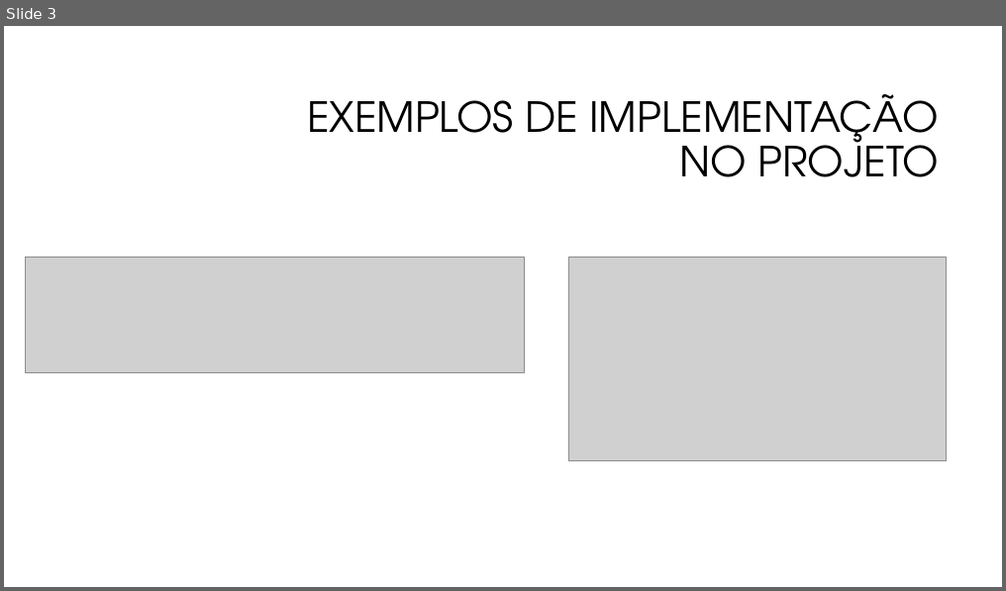
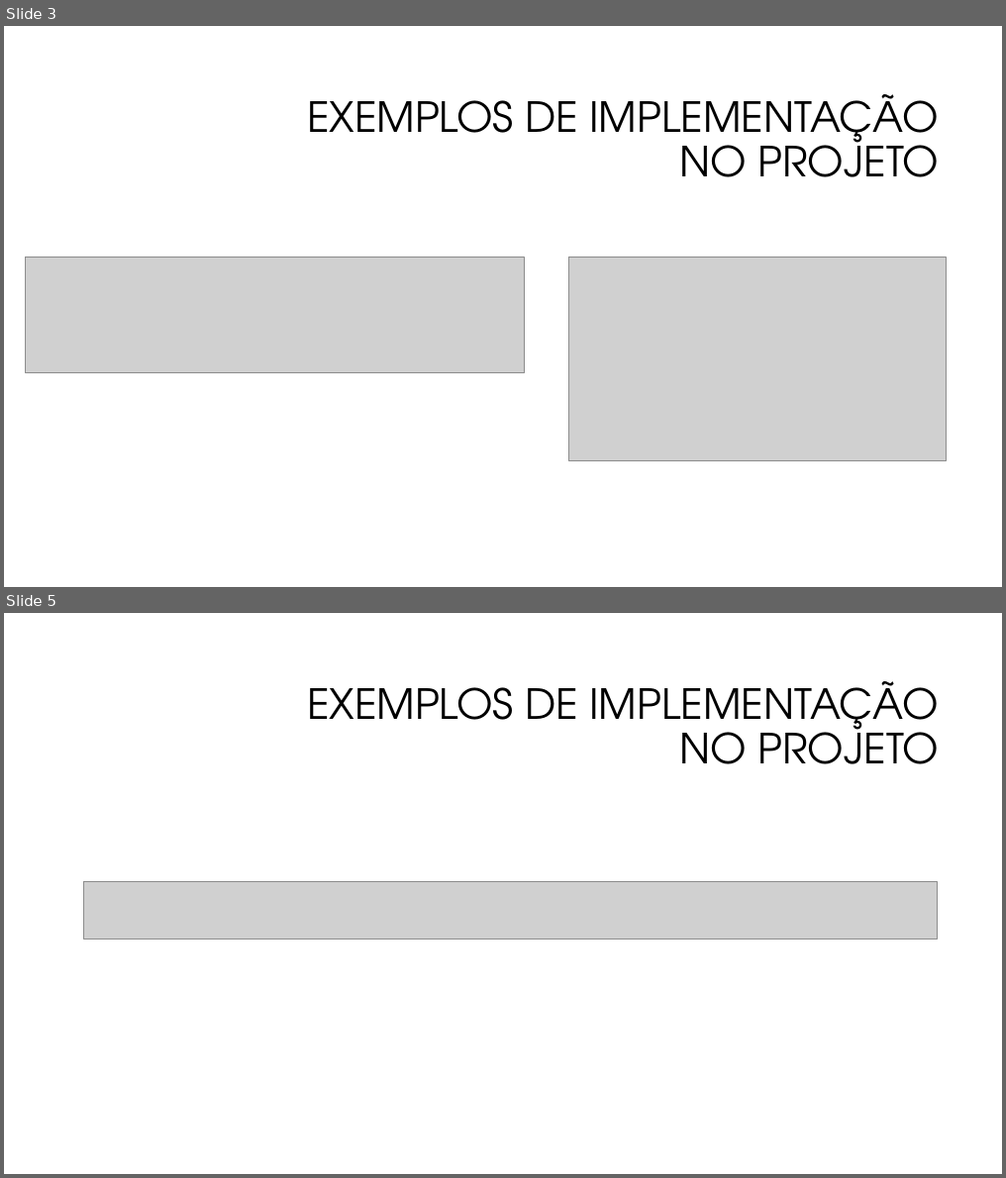
Before and after one commit to AlexandroGonSan/PROJETOFINALPOO_UFRR_2018.2_HOTEL, a slide deck: Documentação/Design Pattern.pptx. Shown one above the other, each under a label of ours: slide 3 before the commit, slides 3 and 5 after it; the slides between them are not shown. The pictures are 1006x591 and 1006x1178 pixels, drawn with LibreOffice and Linux fonts; fonts in the diff are those of the drawing; grey boxes stand for pictures; background and template pictures are left out. Boxes give left, top, right and bottom in pixels: in the first picture for what was removed or moved away, otherwise in the second. Text is boxed around its words. In the diff, an @@ line names an element or a change of style, - is before the commit and + after.

Commit message:
Padrão De Projeto
Padrões de Projeto implementados no sistema de acordo com o solicitado

```diff
--- a/Documentação/Design Pattern.pptx
+++ b/Documentação/Design Pattern.pptx
@@ slide 5 added at <box>4,613,1002,1174</box>, background #FFFFFF @@
@@ title added at <box>307,681,939,764</box>, 40 pt, text #000000 @@
+EXEMPLOS DE IMPLEMENTAÇÃO NO PROJETO
@@ picture added at <box>84,881,938,940</box> @@
```
Also in this commit, not shown: 1 other slide added.
